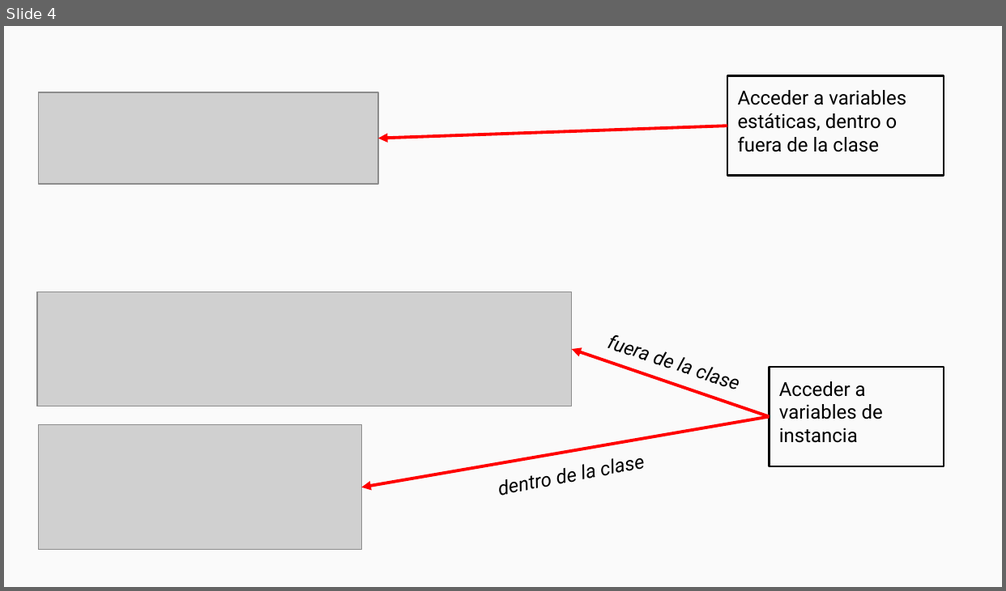
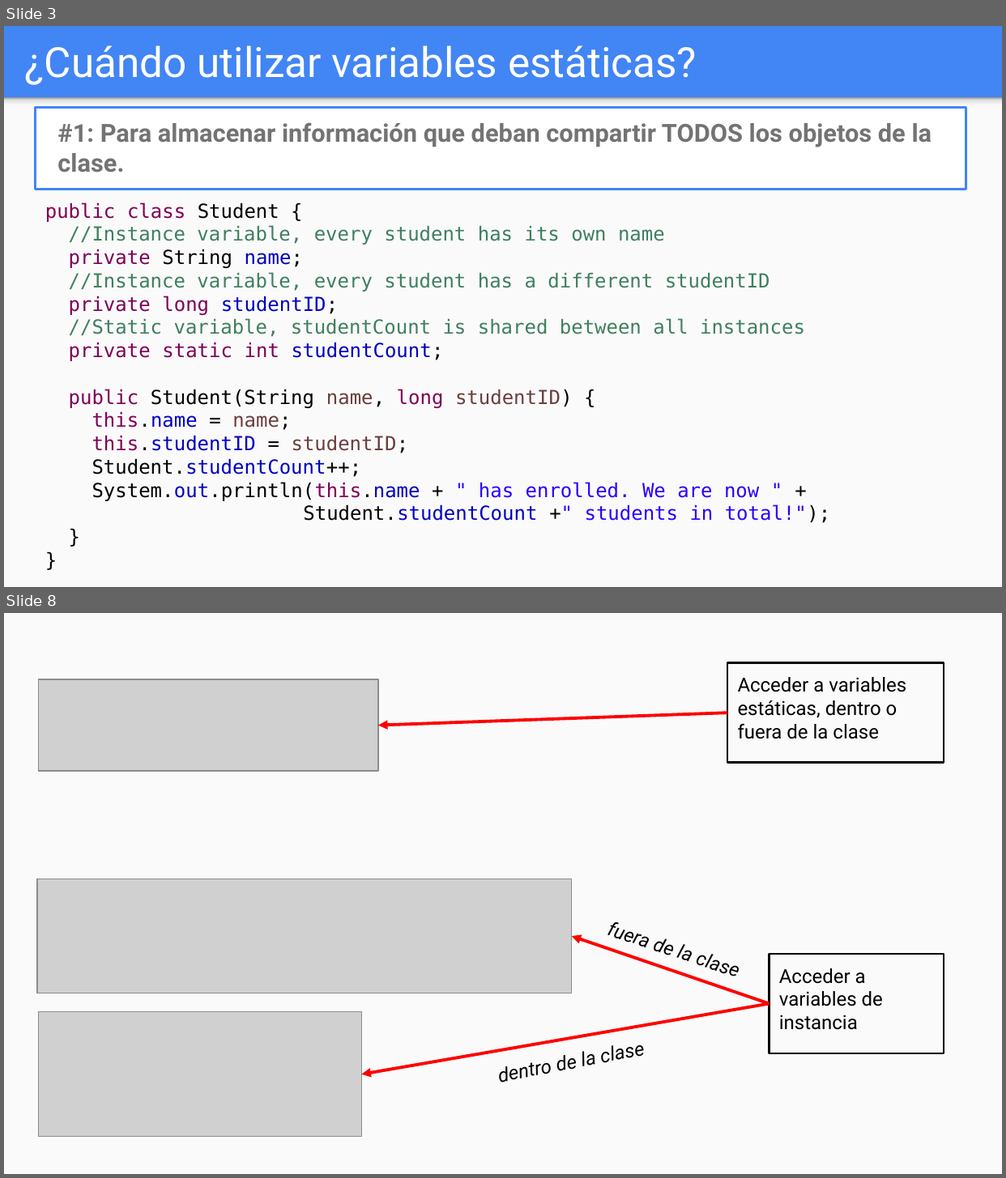
Before and after one commit to OMardil/INFO2, a slide deck: MOD06_Variables_y_metodos_estaticos/01 Presentacion/INFO2_MOD06-Variables_y_metodos_estaticos.pptx. Shown one above the other, each under a label of ours: slide 4 before the commit, slides 3 and 8 after it; the slides between them are not shown. The pictures are 1006x591 and 1006x1178 pixels, drawn with LibreOffice and Linux fonts; fonts in the diff are those of the drawing; grey boxes stand for pictures. Boxes give left, top, right and bottom in pixels: in the first picture for what was removed or moved away, otherwise in the second. Text is boxed around its words. In the diff, an @@ line names an element or a change of style, - is before the commit and + after.

```diff
--- a/MOD06_Variables_y_metodos_estaticos/01 Presentacion/INFO2_MOD06-Variables_y_metodos_estaticos.pptx
+++ b/MOD06_Variables_y_metodos_estaticos/01 Presentacion/INFO2_MOD06-Variables_y_metodos_estaticos.pptx
@@ slide 3 added at [4,26,1002,587], background #4285F4 @@
@@ title added at [25,45,697,85], 30 pt, text #FFFFFF @@
+¿Cuándo utilizar variables estáticas?
@@ rectangle added at [4,98,1002,587], fill #FAFAFA @@
@@ rectangle added at [4,98,1002,109], fill gradient #F9F9F9 to #DEDEDE to #999999 @@
@@ rectangle added at [35,108,965,190], fill #FFFFFF, outline #4285F4 2 pt, 18 pt, text #737373, bold @@
+#1: Para almacenar información que deban compartir TODOS los objetos de la clase.
@@ text added at [45,203,831,523], 14 pt, text #3F7F5F @@
+public class Student {
+//Instance variable, every student has its own name
+private String name;
+//Instance variable, every student has a different studentID
+private long studentID;
+//Static variable, studentCount is shared between all instances
+private static int studentCount;
+public Student(String name, long studentID) {
+this.name = name;
+this.studentID = studentID;
+Student.studentCount++;
+System.out.println(this.name + " has enrolled. We are now " +
+Student.studentCount +" students in total!");
+}
+}
@@ what was slide 4 is now slide 8 @@
```
Also in this commit, not shown: 9 slides changed, 4 other slides added, 1 slide removed, 9 other files.
